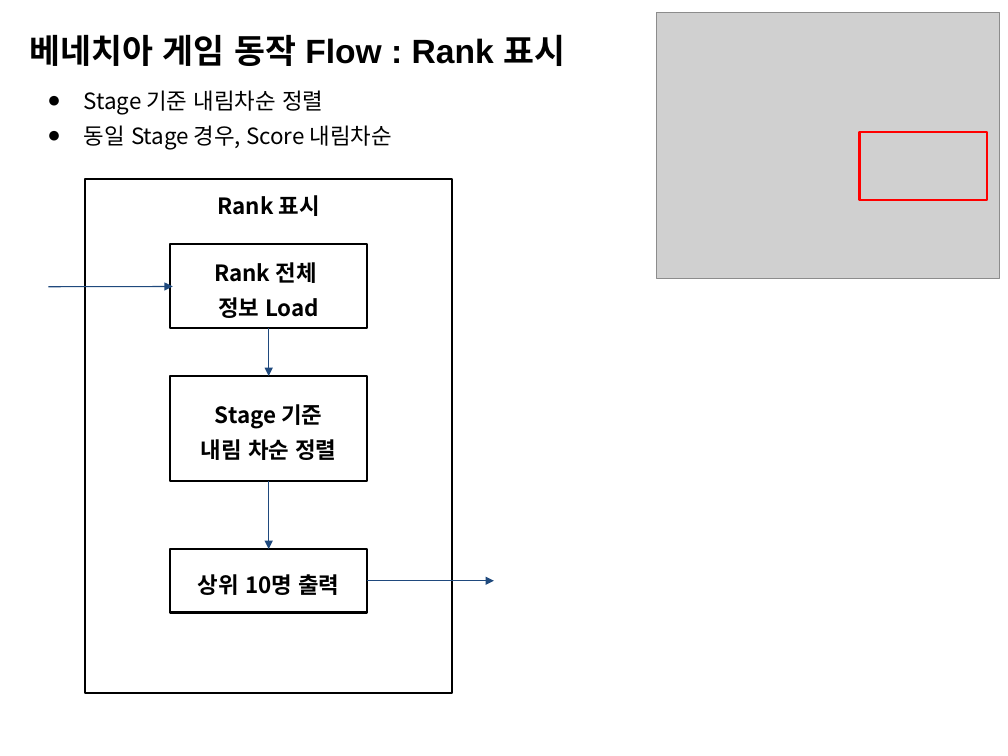
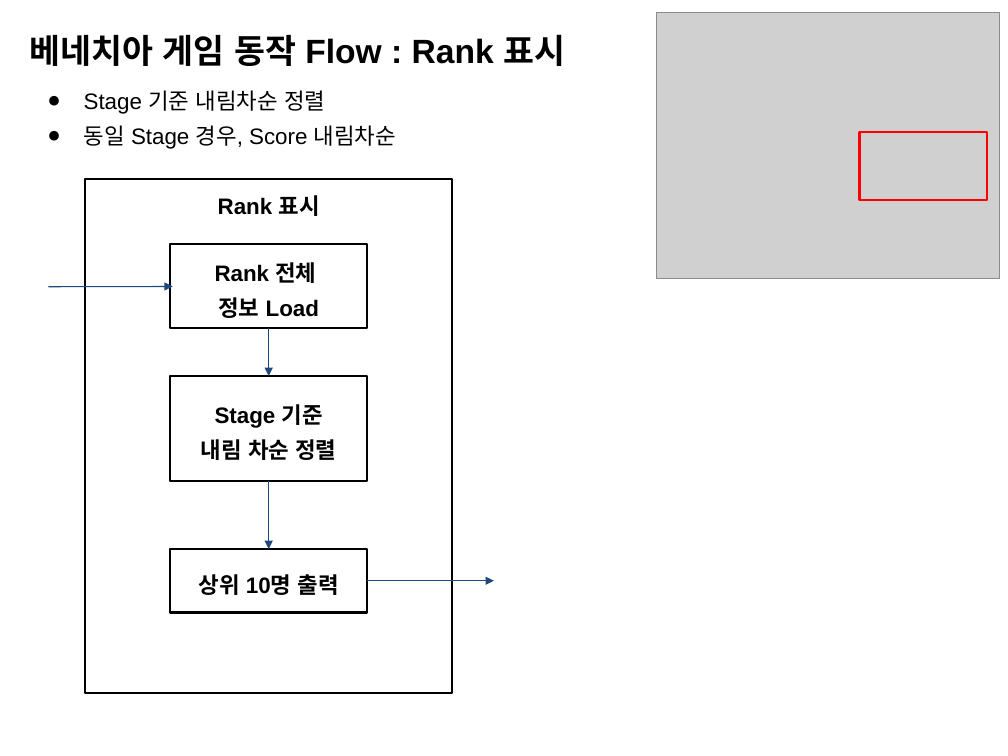
Before and after one commit to seongbae15/AcademyClass, a slide deck: slide 6 of 제출/베네치아게임_정리_v2.pptx. Drawn at 1008x756 pixels with LibreOffice and Linux fonts; fonts in the diff are those of the drawing; grey boxes stand for pictures. Boxes give left, top, right and bottom in pixels: in the first picture for what was removed or moved away, otherwise in the second. Text is boxed around its words. In the diff, an @@ line names an element or a change of style, - is before the commit and + after.

Commit message:
Modify venigame ppt
modify font

```diff
--- a/제출/베네치아게임_정리_v2.pptx
+++ b/제출/베네치아게임_정리_v2.pptx
@@ font Noto Sans CJK KR to Arial in 5 elements at box(85, 178, 452, 692), box(170, 244, 367, 328), box(170, 376, 367, 481), box(84, 90, 396, 149), box(170, 549, 367, 613) @@
```
Also in this commit, not shown: 8 other slides changed.
